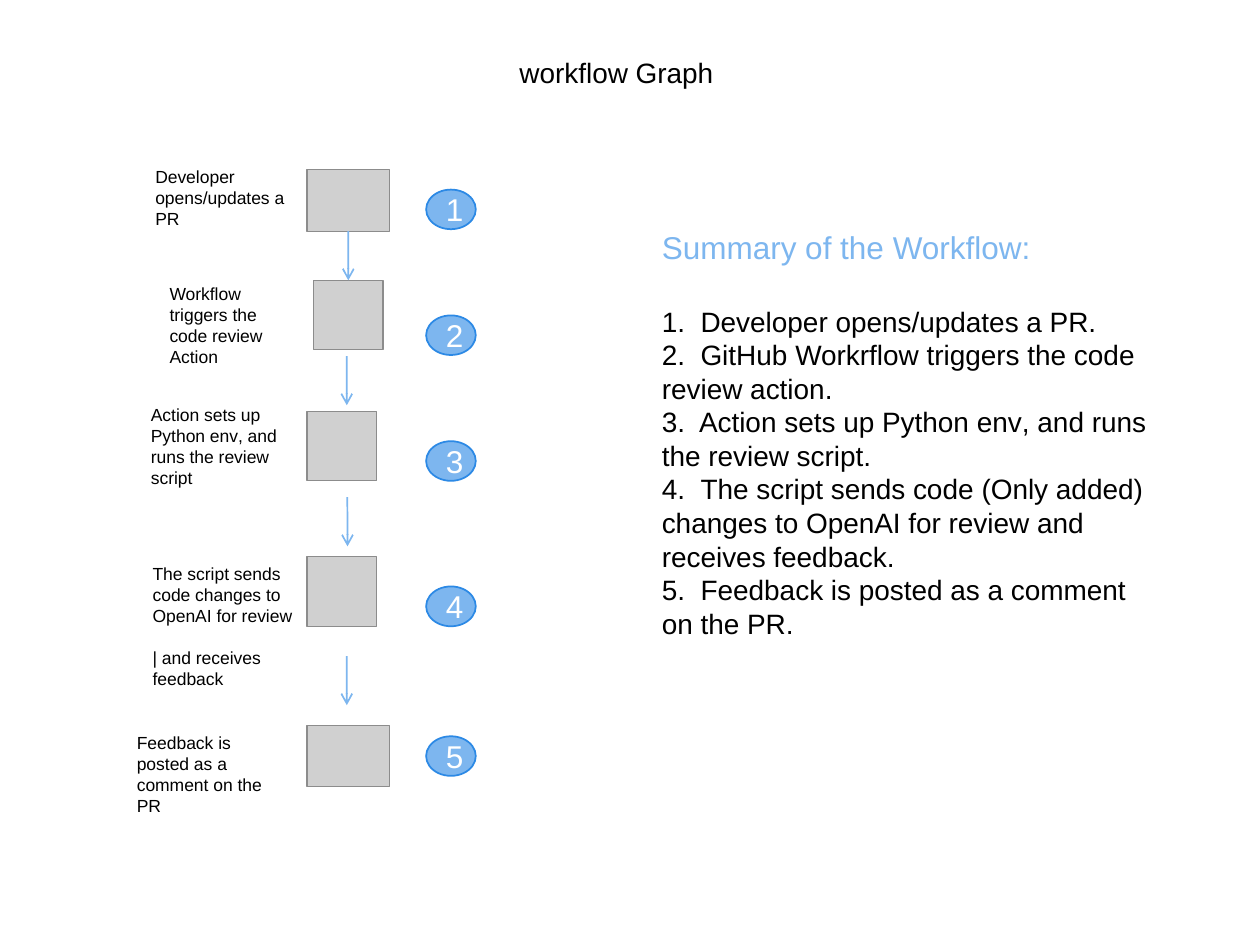
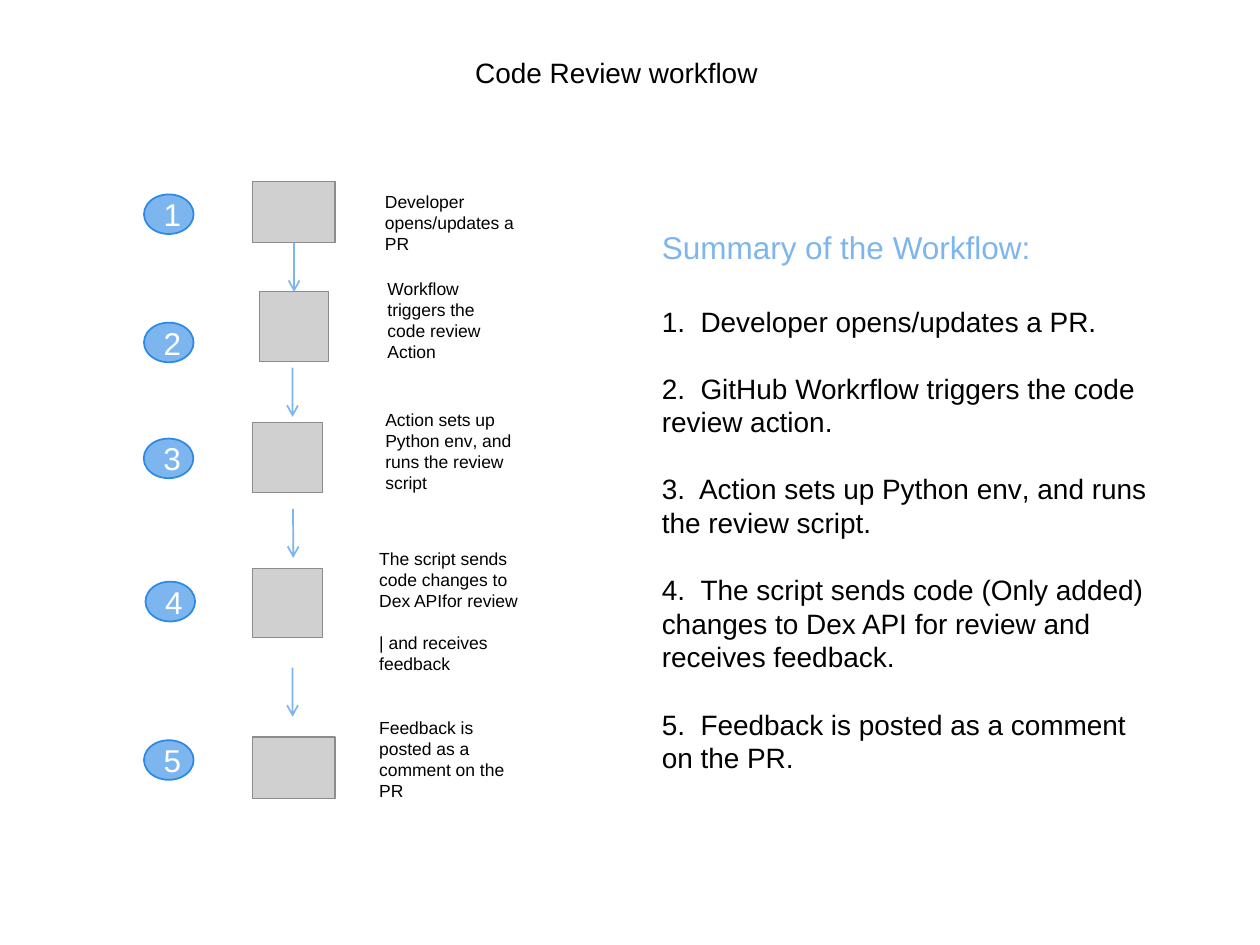
Before and after one commit to shivendratiwari07/code_review, a slide deck: slide 1 of workflow_graph.ppt. Drawn at 1260x945 pixels with LibreOffice and Linux fonts; fonts in the diff are those of the drawing; grey boxes stand for pictures. Boxes give left, top, right and bottom in pixels: in the first picture for what was removed or moved away, otherwise in the second. Text is boxed around its words. In the diff, an @@ line names an element or a change of style, - is before the commit and + after.

```diff
--- a/workflow_graph.ppt
+++ b/workflow_graph.ppt
@@ title at (475,62,758,84): text changed @@
-workflow Graph
+Code Review workflow
@@ ellipse "1": place and size @@
-ellipse "1" at (426,190,475,229)
+ellipse "1" at (144,194,193,233)
@@ text "Developer opens/updates a PR": place and size @@
-text "Developer opens/updates a PR" at (155,170,285,225)
+text "Developer opens/updates a PR" at (385,195,514,250)
@@ 5 pictures, 4 arrows: place and size @@
-5 pictures, 4 arrows at (307,170,389,788)
+5 pictures, 4 arrows at (253,181,335,799)
@@ text "Workflow triggers the code review ...": place and size @@
-text "Workflow triggers the code review ..." at (170,287,262,363)
+text "Workflow triggers the code review ..." at (387,282,480,358)
@@ ellipse "2": place and size @@
-ellipse "2" at (426,315,475,354)
+ellipse "2" at (144,323,193,362)
@@ text "Action sets up Python env, ...": place and size @@
-text "Action sets up Python env, ..." at (151,408,277,488)
+text "Action sets up Python env, ..." at (385,413,511,493)
@@ ellipse "3": place and size @@
-ellipse "3" at (426,441,475,480)
+ellipse "3" at (144,438,193,478)
@@ text "The script sends code changes ...": place and size @@
-text "The script sends code changes ..." at (153,567,292,685)
+text "The script sends code changes ..." at (379,552,517,670)
@@ text at (379,552,517,607): text changed @@
-The script sends code changes to OpenAI for review
+The script sends code changes to Dex APIfor review
@@ ellipse "4": place and size @@
-ellipse "4" at (426,586,475,626)
+ellipse "4" at (145,582,194,622)
@@ text at (662,579,1143,668): text changed @@
-4. The script sends code (Only added) changes to OpenAI for review and receives feedback.
+4. The script sends code (Only added) changes to Dex API for review and receives feedback.
@@ text "Feedback is posted as a ...": place and size @@
-text "Feedback is posted as a ..." at (137,736,262,812)
+text "Feedback is posted as a ..." at (379,721,504,797)
@@ ellipse "5": place and size @@
-ellipse "5" at (426,736,475,775)
+ellipse "5" at (144,741,193,780)
```
Also in this commit, not shown: 1 other file.
